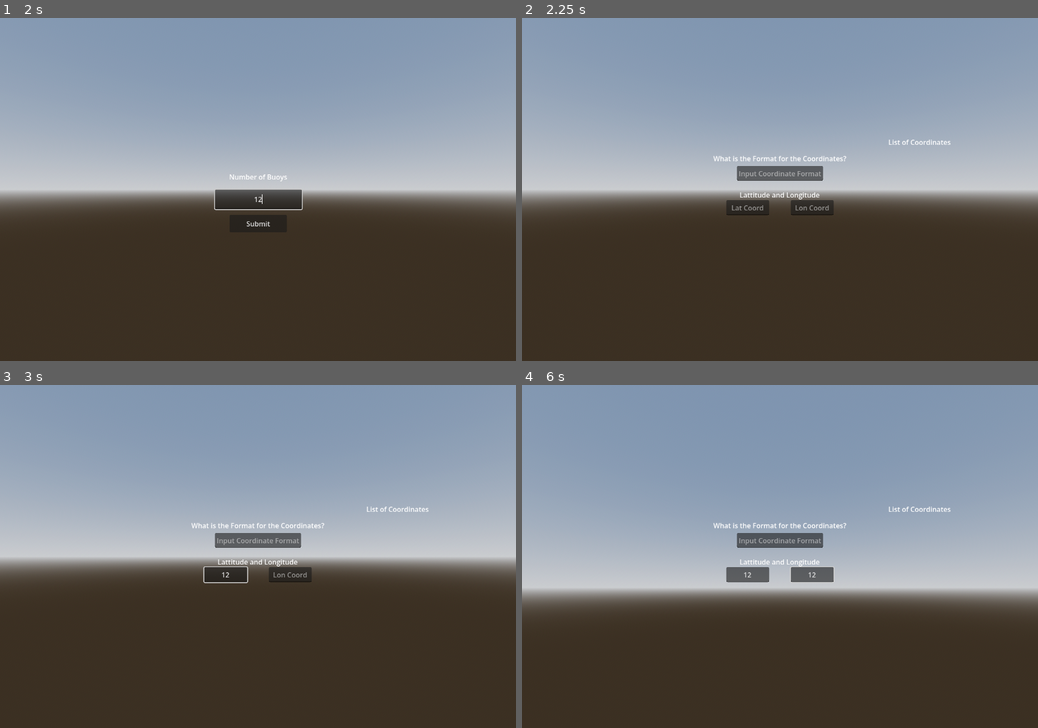
Above: before the commit, frames 1-4 (two rows, left to right).
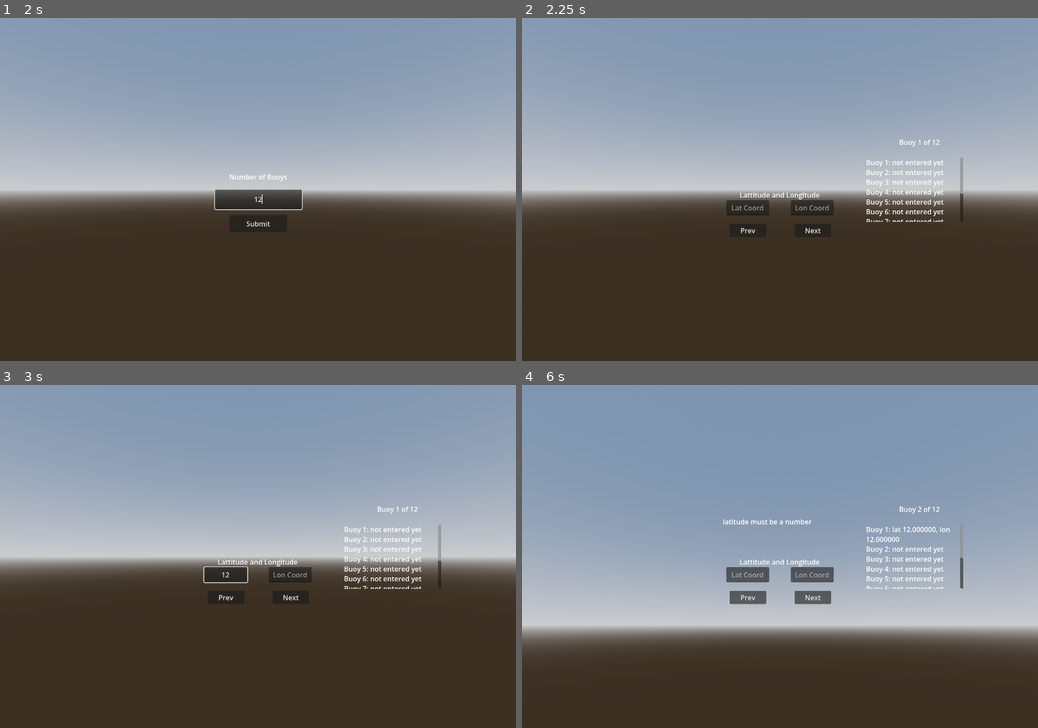
Above: after the commit, the same moments.

Repository: chrissolanilla/boatSim
Game: Godot game, scene res://MainMenu/MainMenu.tscn
Two runs of this game, one before a commit and one after it. Both use one fixed random seed, a clock stepped at 60 frames per second and the inputs below.
Inputs (mouse positions are in pixels of both pictures, inside the frame that each line leads up to):
- Up to frame 1 (2 s): click "Start" at 0.5 s; click (258, 199) at 1.27 s; type "12" at 1.35 s
- Up to frame 2 (2.25 s): click "Submit" at 2 s
- Up to frame 3 (3 s): click (227, 573) at 2.77 s; type "12" at 2.85 s
- Up to frame 4 (6 s): click (810, 573) at 3 s; type "12" at 3.08 s; click (749, 597) at 3.5 s, where only the run after the commit has a clickable "Prev"; click (810, 597) at 4.25 s, where only the run after the commit has a clickable "Next"; click (810, 597) at 5 s, where only the run after the commit has a clickable "Next"; tap Enter at 5.75 s; move the mouse to (805, 556) at 5.77 s; hold W (move_forward) from 5.78 s (still down); hold Ctrl (sprint) from 5.78 s (still down)

Frame 1 is identical in both runs. In frame 2, 1.8% of the frame differs, in the area x 37-86%, y 35-63%; in frame 3, 1.8%; in frame 4, 22%, in the area x 0-100%, y 35-78%.

Commit message:
final good refactor

Diff:
--- a/godot/Level1/Level1.tscn
+++ b/godot/Level1/Level1.tscn
@@ -34,6 +34,7 @@
 transform = Transform3D(1, 0, 0, 0, 1, 0, 0, 0, 1, -1.9850701, 0, 0.43735814)
 
 [node name="n_buoys" type="CanvasLayer" parent="." unique_id=1075508801]
+visible = false
 script = ExtResource("4_22xjp")
 
 [node name="number_of_buoys" type="RichTextLabel" parent="n_buoys" unique_id=1441808625]
@@ -85,8 +86,23 @@
 
 [node name="buoy_coordinates" type="CanvasLayer" parent="." unique_id=1503615693]
 layer = 2
+script = ExtResource("5_iits7")
+
+[node name="list_of_coordinates" type="RichTextLabel" parent="buoy_coordinates" unique_id=1898200679]
+offset_left = 800.0
+offset_top = 325.0
+offset_right = 1027.0
+offset_bottom = 475.0
+
+[node name="BoxContainer" type="BoxContainer" parent="buoy_coordinates" unique_id=438310379]
 visible = false
-script = ExtResource("5_iits7")
+anchors_preset = 15
+anchor_right = 1.0
+anchor_bottom = 1.0
+grow_horizontal = 2
+grow_vertical = 2
+size_flags_horizontal = 6
+size_flags_vertical = 6
 
 [node name="HBoxContainer" type="HBoxContainer" parent="buoy_coordinates" unique_id=1974101524]
 offset_left = 800.0
@@ -94,39 +110,14 @@
 offset_right = 1050.0
 offset_bottom = 475.0
 
-[node name="list_of_coordinates" type="RichTextLabel" parent="buoy_coordinates/HBoxContainer" unique_id=1898200679]
-layout_mode = 2
-
-[node name="unit_for_coordinates" type="RichTextLabel" parent="buoy_coordinates" unique_id=1905134252]
-anchors_preset = -1
-anchor_left = 0.5
-anchor_top = 0.5
-anchor_right = 0.5
-anchor_bottom = 0.5
-offset_left = -175.0
-offset_top = -85.0
-offset_right = 175.0
-offset_bottom = -59.0
-grow_vertical = 0
-text = "What is the Format for the Coordinates?
-"
+[node name="loc_title" type="RichTextLabel" parent="buoy_coordinates" unique_id=90165548]
+offset_left = 775.0
+offset_top = 275.0
+offset_right = 1075.0
+offset_bottom = 305.0
+text = "List of Coordinates"
 horizontal_alignment = 1
 vertical_alignment = 1
-
-[node name="coord_unit_input" type="LineEdit" parent="buoy_coordinates" unique_id=1483994708]
-anchors_preset = -1
-anchor_left = 0.5
-anchor_top = 0.5
-anchor_right = 0.5
-anchor_bottom = 0.5
-offset_left = -100.0
-offset_top = -55.0
-offset_right = 100.0
-offset_bottom = -20.0
-grow_horizontal = 2
-grow_vertical = 2
-placeholder_text = "Input Coordinate Format"
-alignment = 1
 
 [node name="lat_and_lon" type="RichTextLabel" parent="buoy_coordinates" unique_id=745552333]
 anchors_preset = -1
@@ -169,27 +160,27 @@
 placeholder_text = "Lon Coord"
 alignment = 1
 
-[node name="loc_title" type="RichTextLabel" parent="buoy_coordinates" unique_id=90165548]
-offset_left = 775.0
-offset_top = 275.0
-offset_right = 1075.0
-offset_bottom = 305.0
-text = "List of Coordinates"
-horizontal_alignment = 1
-vertical_alignment = 1
+[node name="Next" type="Button" parent="buoy_coordinates" unique_id=513076437]
+offset_left = 634.0
+offset_top = 480.0
+offset_right = 719.0
+offset_bottom = 511.0
+text = "Next"
 
-[node name="try_again" type="RichTextLabel" parent="buoy_coordinates" unique_id=529864427]
-anchors_preset = 4
-anchor_top = 0.5
-anchor_bottom = 0.5
-offset_left = 25.0
-offset_top = -62.5
-offset_right = 425.0
-offset_bottom = 62.5
-grow_vertical = 2
-fit_content = true
-horizontal_alignment = 1
-vertical_alignment = 1
+[node name="Prev" type="Button" parent="buoy_coordinates" unique_id=1395681423]
+offset_left = 483.0
+offset_top = 480.0
+offset_right = 568.0
+offset_bottom = 511.0
+text = "Prev"
+
+[node name="try_again" type="RichTextLabel" parent="buoy_coordinates" unique_id=1593872597]
+offset_left = 467.0
+offset_top = 307.0
+offset_right = 713.0
+offset_bottom = 392.0
 
 [connection signal="editing_toggled" from="n_buoys/n_buoy" to="n_buoys/n_buoy" method="_on_editing_toggled"]
 [connection signal="pressed" from="n_buoys/n_buoy/submit_n_buoys" to="n_buoys" method="_on_submit_n_buoys_pressed"]
+[connection signal="pressed" from="buoy_coordinates/Next" to="buoy_coordinates" method="_on_next_pressed"]
+[connection signal="pressed" from="buoy_coordinates/Prev" to="buoy_coordinates" method="_on_prev_pressed"]
--- a/godot/Level1/level_1.gd
+++ b/godot/Level1/level_1.gd
@@ -11,6 +11,9 @@
 	n_buoys.buoy_count_submitted.connect(
 		buoy_coordinates.show_coordinate_ui
 	)
+	#hide the uis at first
+	n_buoys.visible = true
+	buoy_coordinates.visible = false
 
 
 # Called every frame. 'delta' is the elapsed time since the previous frame.
--- a/godot/Level1/ui_cordinates.gd
+++ b/godot/Level1/ui_cordinates.gd
@@ -1,11 +1,101 @@
 extends CanvasLayer
 
+@onready var lat_input: LineEdit = $lat_input
+@onready var lon_input: LineEdit = $lon_input
+@onready var loc_title: RichTextLabel = $loc_title
+@onready var list_of_coordinates: RichTextLabel = $list_of_coordinates
+@onready var try_again: RichTextLabel = $try_again
+
 var num_buoys: int = 0
+var current_buoy_index: int = 0
+var coordinates: Array[Vector2] = []
 
 func _ready() -> void:
 	visible = false
 
 func show_coordinate_ui(amount: int) -> void:
 	num_buoys = amount
+	current_buoy_index = 0
+	coordinates.clear()
+
+	for i in range(num_buoys):
+		coordinates.append(Vector2.INF)
+
 	visible = true
-	print("coordinate ui opened for ", num_buoys, " buoys")
+	_update_ui()
+
+func _save_current_coordinate(show_error := true) -> bool:
+	if not lat_input.text.is_valid_float():
+		if show_error:
+			_show_error("latitude must be a number")
+		return false
+
+	if not lon_input.text.is_valid_float():
+		if show_error:
+			_show_error("longitude must be a number")
+		return false
+
+	var lat := float(lat_input.text)
+	var lon := float(lon_input.text)
+
+	if lat < -90.0 or lat > 90.0:
+		if show_error:
+			_show_error("latitude must be between -90 and 90")
+		return false
+
+	if lon < -180.0 or lon > 180.0:
+		if show_error:
+			_show_error("longitude must be between -180 and 180")
+		return false
+
+	coordinates[current_buoy_index] = Vector2(lon, lat)
+	_show_error("")
+	_update_coordinate_list()
+
+	return true
+
+func _update_ui() -> void:
+	loc_title.text = "Buoy %d of %d" % [current_buoy_index + 1, num_buoys]
+
+	var saved_coord := coordinates[current_buoy_index]
+
+	if saved_coord == Vector2.INF:
+		lat_input.text = ""
+		lon_input.text = ""
+	else:
+		lon_input.text = str(saved_coord.x)
+		lat_input.text = str(saved_coord.y)
+
+	_update_coordinate_list()
+
+func _update_coordinate_list() -> void:
+	list_of_coordinates.clear()
+	for i in range(coordinates.size()):
+		var coord := coordinates[i]
+		if coord == Vector2.INF:
+			list_of_coordinates.append_text("Buoy %d: not entered yet\n" % [i + 1])
+		else:
+			list_of_coordinates.append_text(
+				"Buoy %d: lat %.6f, lon %.6f\n" % [i + 1, coord.y, coord.x]
+			)
+
+func _show_error(message: String) -> void:
+	try_again.text = message
+
+func _on_next_pressed() -> void:
+	if not _save_current_coordinate():
+		return
+
+	if current_buoy_index < num_buoys - 1:
+		current_buoy_index += 1
+		_update_ui()
+	else:
+		print("all buoys entered")
+		print(coordinates)
+		#later: emit signal here to spawn the buoys
+
+func _on_prev_pressed() -> void:
+	_save_current_coordinate(false)
+	if current_buoy_index > 0:
+		current_buoy_index -= 1
+		_update_ui()
